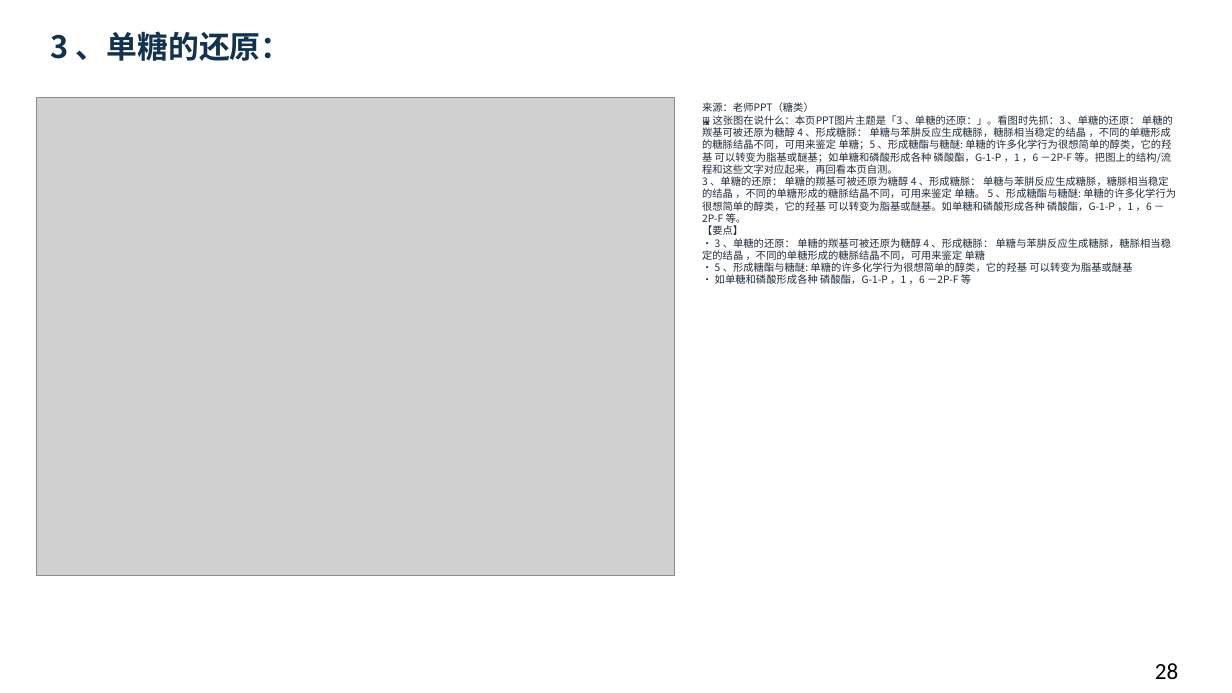
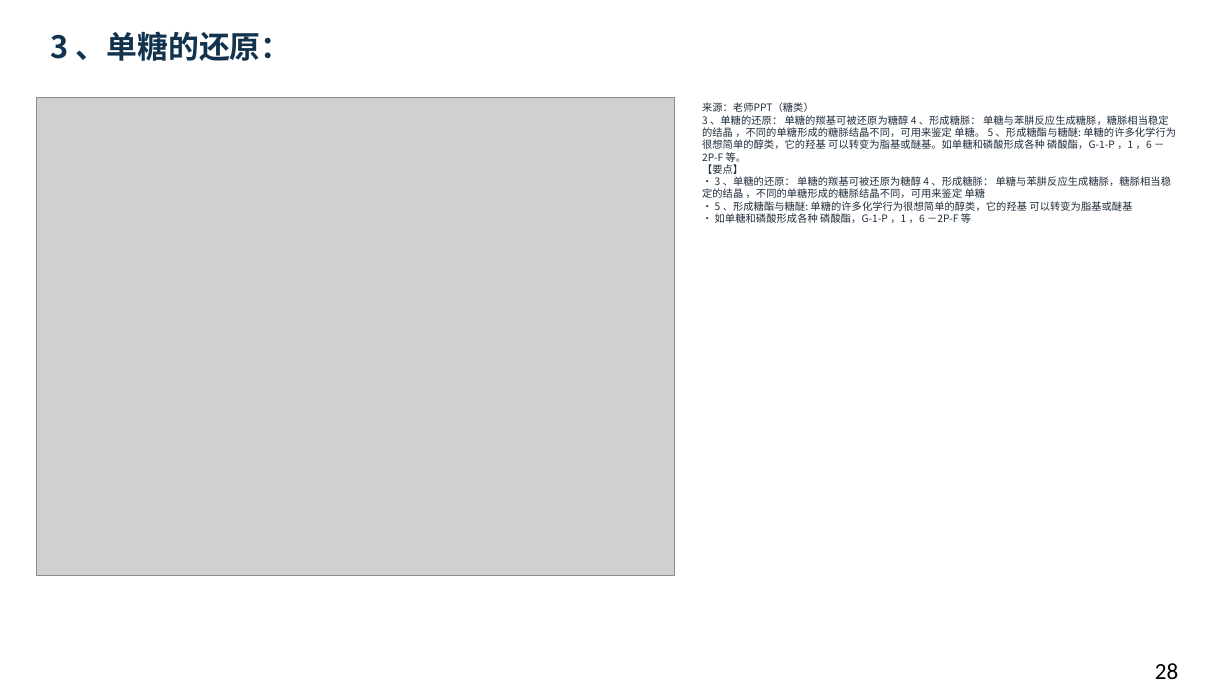
Before and after one commit to newkan-li/Biochemistry, a slide deck: slide 28 of downloads/bc09-ai-style.pptx. Drawn at 1232x693 pixels with LibreOffice and Linux fonts; fonts in the diff are those of the drawing; grey boxes stand for pictures. Boxes give left, top, right and bottom in pixels: in the first picture for what was removed or moved away, otherwise in the second. Text is boxed around its words. In the diff, an @@ line names an element or a change of style, - is before the commit and + after.

```diff
--- a/downloads/bc09-ai-style.pptx
+++ b/downloads/bc09-ai-style.pptx
@@ text at (702, 102, 1176, 223): text changed @@
-来源：老师PPT（糖类）
-🖼 这张图在说什么：本页PPT图片主题是「3 、单糖的还原：」。看图时先抓：3 、单糖的还原： 单糖的羰基可被还原为糖醇 4 、形成糖脎： 单糖与苯肼反应生成糖脎，糖脎相当稳定的结晶 ，不同的单糖形成的糖脎结晶不同，可用来鉴定 单糖；5 、形成糖酯与糖醚: 单糖的许多化学行为很想简单的醇类，它的羟基 可以转变为脂基或醚基；如单糖和磷酸形成各种 磷酸酯，G-1-P ，1 ，6 －2P-F 等。把图上的结构/流程和这些文字对应起来，再回看本页自测。
-3 、单糖的还原： 单糖的羰基可被还原为糖醇 4 、形成糖脎： 单糖与苯肼反应生成糖脎，糖脎相当稳定的结晶 ，不同的单糖形成的糖脎结晶不同，可用来鉴定 单糖。 5 、形成糖酯与糖醚: 单糖的许多化学行为很想简单的醇类，它的羟基 可以转变为脂基或醚基。如单糖和磷酸形成各种 磷酸酯，G-1-P ，1 ，6 －2P-F 等。
-【要点】
-• 3 、单糖的还原： 单糖的羰基可被还原为糖醇 4 、形成糖脎： 单糖与苯肼反应生成糖脎，糖脎相当稳定的结晶 ，不同的单糖形成的糖脎结晶不同，可用来鉴定 单糖
-• 5 、形成糖酯与糖醚: 单糖的许多化学行为很想简单的醇类，它的羟基 可以转变为脂基或醚基
-• 如单糖和磷酸形成各种 磷酸酯，G-1-P ，1 ，6 －2P-F 等
+来源：老师PPT（糖类）
+3 、单糖的还原： 单糖的羰基可被还原为糖醇 4 、形成糖脎： 单糖与苯肼反应生成糖脎，糖脎相当稳定的结晶 ，不同的单糖形成的糖脎结晶不同，可用来鉴定 单糖。 5 、形成糖酯与糖醚: 单糖的许多化学行为很想简单的醇类，它的羟基 可以转变为脂基或醚基。如单糖和磷酸形成各种 磷酸酯，G-1-P ，1 ，6 －2P-F 等。
+【要点】
+• 3 、单糖的还原： 单糖的羰基可被还原为糖醇 4 、形成糖脎： 单糖与苯肼反应生成糖脎，糖脎相当稳定的结晶 ，不同的单糖形成的糖脎结晶不同，可用来鉴定 单糖
+• 5 、形成糖酯与糖醚: 单糖的许多化学行为很想简单的醇类，它的羟基 可以转变为脂基或醚基
+• 如单糖和磷酸形成各种 磷酸酯，G-1-P ，1 ，6 －2P-F 等
```
Also in this commit, not shown: 56 other slides changed, 20 other files.
